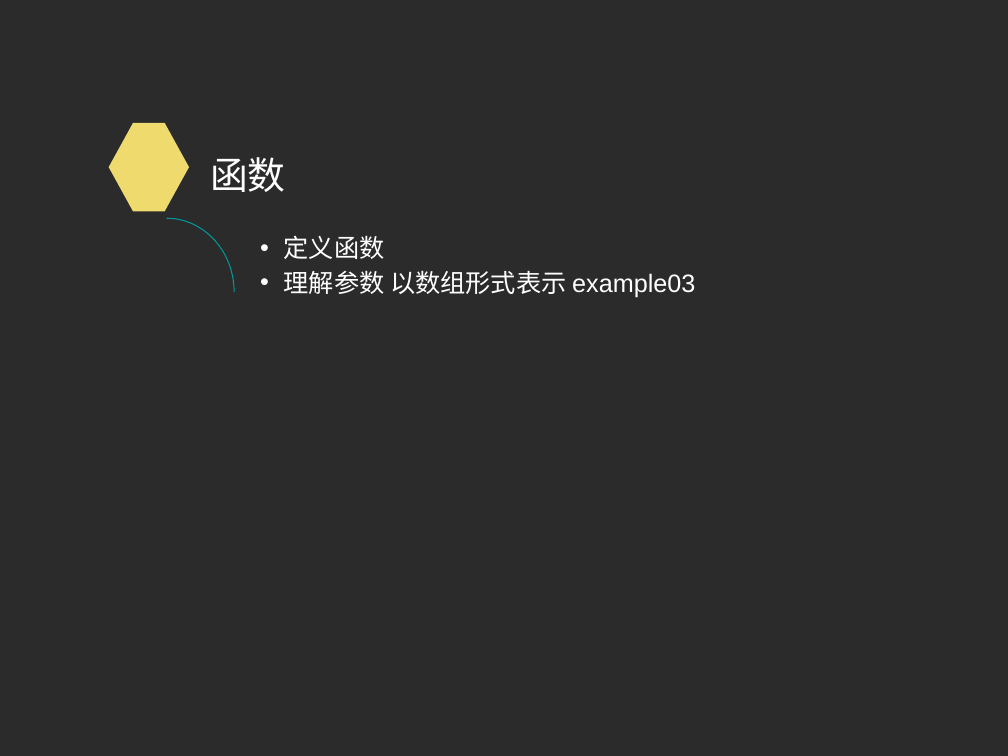
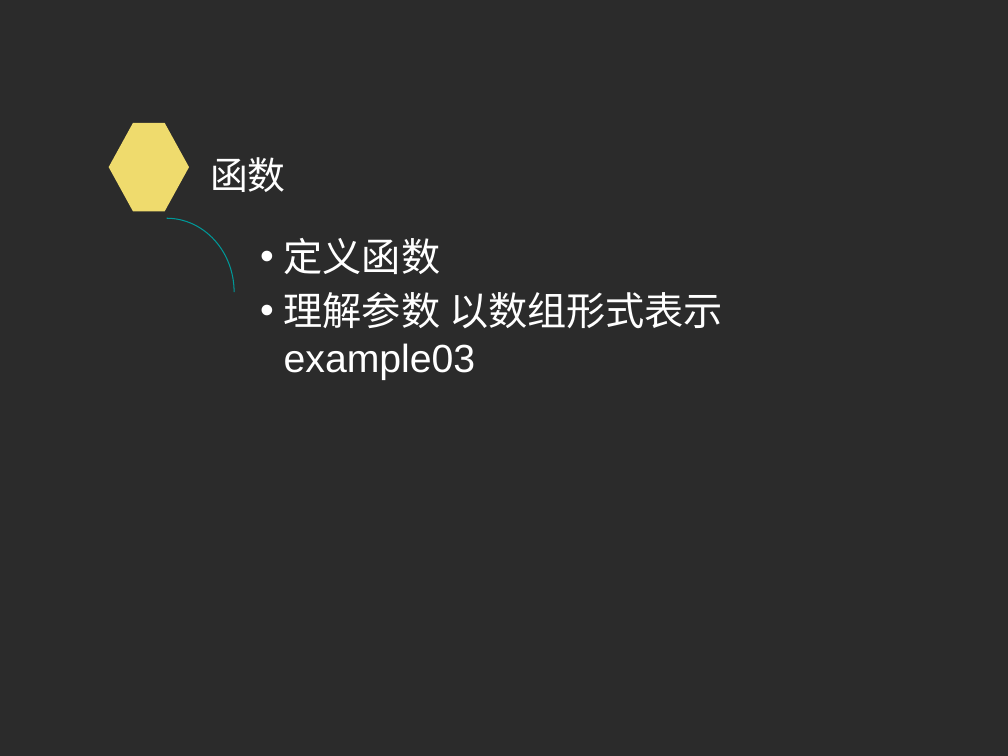
Before and after one commit to NJUPT-CAST/Computer, a slide deck: slide 6 of web/7.js grunt gulp webpack/2016上学期第一次课.ppt. Drawn at 1008x756 pixels with LibreOffice and Linux fonts; fonts in the diff are those of the drawing; background and template pictures are left out; a plain dark background stands for a picture behind light text. Boxes give left, top, right and bottom in pixels: in the first picture for what was removed or moved away, otherwise in the second. Text is boxed around its words. In the diff, an @@ line names an element or a change of style, - is before the commit and + after.

```diff
--- a/web/7.js grunt gulp webpack/2016上学期第一次课.ppt
+++ b/web/7.js grunt gulp webpack/2016上学期第一次课.ppt
@@ text "定义函数" at box(284, 238, 723, 380): size 18 to 28 pt; more space between paragraphs @@
```
Also in this commit, not shown: 5 other slides changed, 1 other file.
